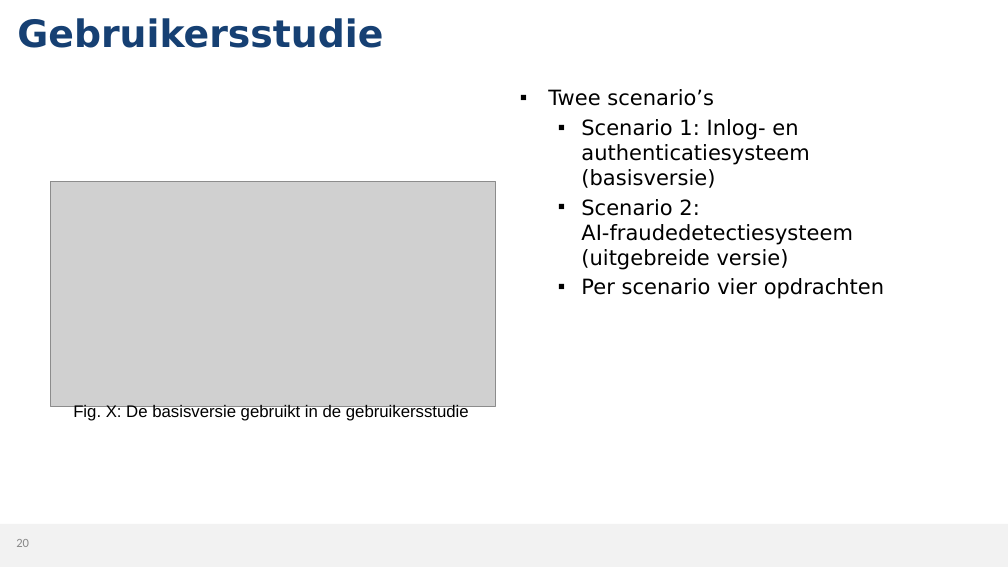
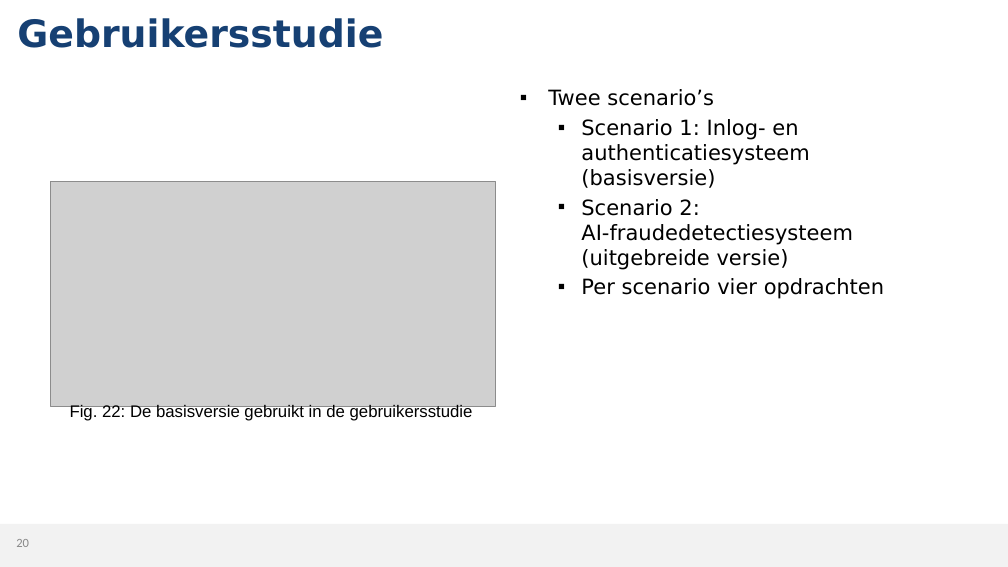
Before and after one commit to MikaG-1952764/masterproef, a slide deck: slide 20 of MP2526_Verdediging.pptx. Drawn at 1008x567 pixels with LibreOffice and Linux fonts; fonts in the diff are those of the drawing; grey boxes stand for pictures; background and template pictures are left out. Boxes give left, top, right and bottom in pixels: in the first picture for what was removed or moved away, otherwise in the second. Text is boxed around its words. In the diff, an @@ line names an element or a change of style, - is before the commit and + after.

```diff
--- a/MP2526_Verdediging.pptx
+++ b/MP2526_Verdediging.pptx
@@ text at <box>70,403,473,421</box>: text changed @@
-Fig. X: De basisversie gebruikt in de gebruikersstudie
+Fig. 22: De basisversie gebruikt in de gebruikersstudie
```
Also in this commit, not shown: 13 other slides changed, 1 other file.
